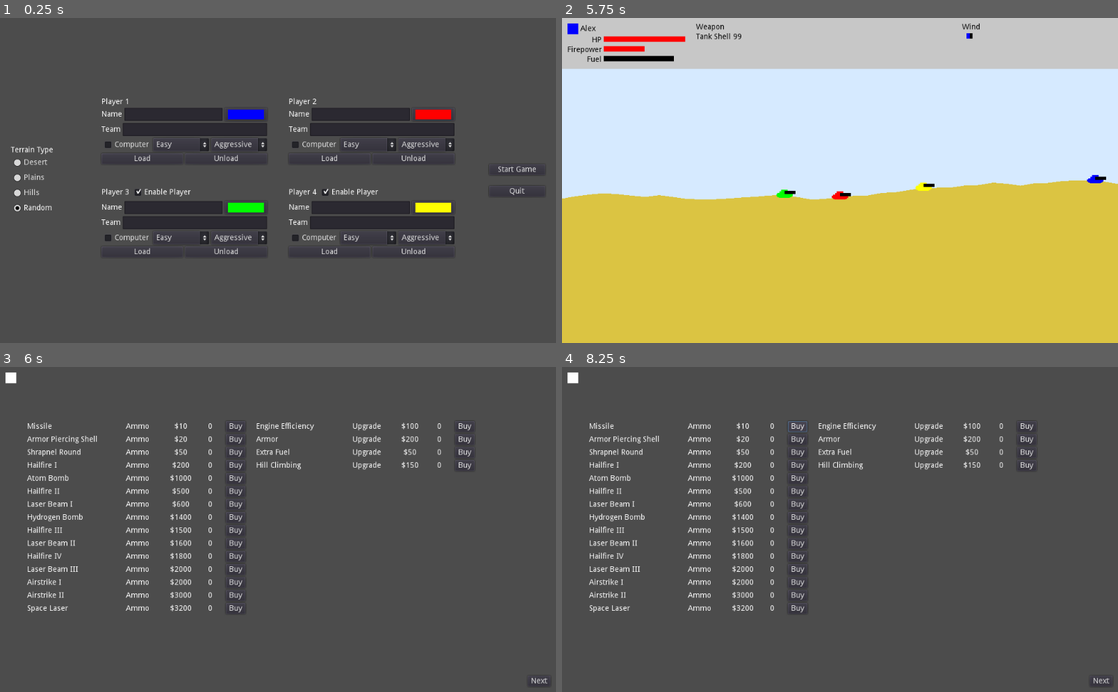
Above: before the commit, frames 1-4 (two rows, left to right).
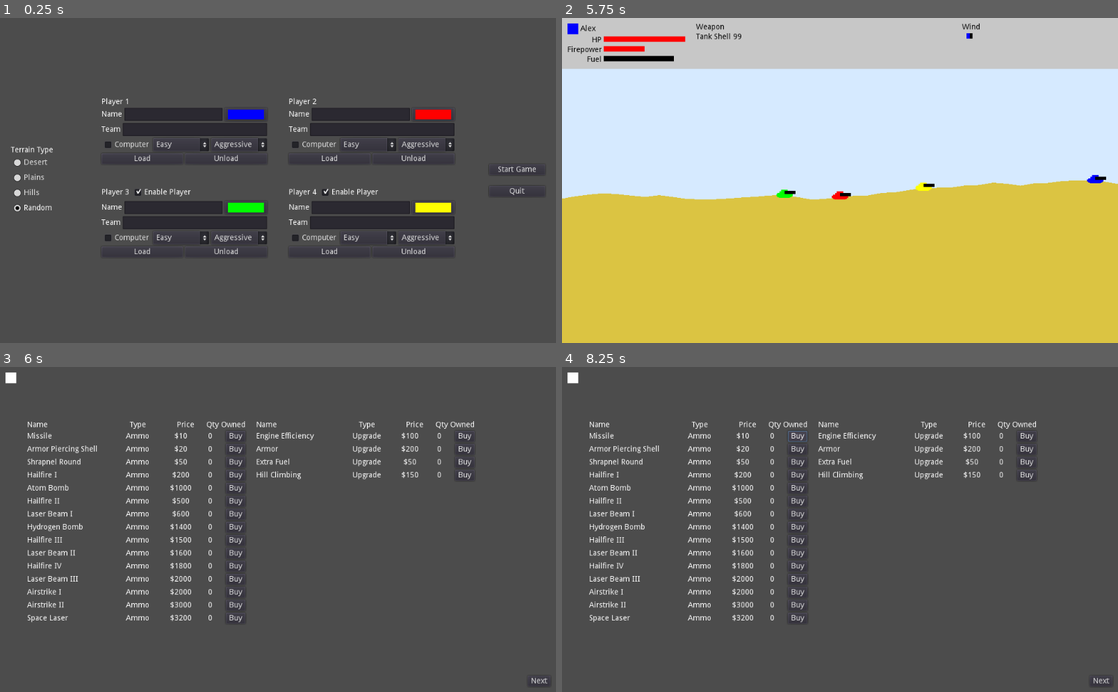
Above: after the commit, the same moments.

Repository: Arc676/Tanks-Godot
Game: Godot game, scene res://Scenes/Screens/Main Menu.tscn
The game is run twice, just before and just after one commit, with the same random seed, the same clock (stepped at 60 frames per second) and the same inputs.
Inputs (mouse positions are in pixels of both pictures, inside the frame that each line leads up to):
- Up to frame 1 (0.25 s): no input
- Up to frame 2 (5.75 s): click (734, 115) at 0.52 s; type "Alex" at 0.6 s; click (756, 128) at 0.75 s; type "12" at 0.83 s; click (923, 115) at 0.98 s; type "Alex" at 1.07 s; click (945, 128) at 1.27 s; type "12" at 1.35 s; click (734, 206) at 1.5 s; type "Alex" at 1.58 s; click (756, 222) at 1.73 s; type "12" at 1.82 s; click (923, 206) at 2.02 s; type "Alex" at 2.1 s; click (945, 222) at 2.25 s; type "12" at 2.33 s; click "Easy" at 2.75 s; click "Easy" at 3.5 s; click "Start Game" at 4.25 s; tap Enter at 5 s; move the mouse to (962, 164) at 5.02 s; hold Right (ui_right) from 5.03 s (still down); click (962, 164) at 5.1 s; tap Up (ui_up) at 5.27 s
- Up to frame 3 (6 s): keep holding Right (ui_right); move the mouse to (166, 545) at 5.77 s; tap Space (fire) at 5.85 s
- Up to frame 4 (8.25 s): tap Up (ui_up) at 6.02 s; release Right (ui_right) at 6.5 s; click "Next" at 6.5 s; click "Next" at 7.25 s; click "Buy" at 8 s

Frames 1-2 are identical in both runs. In frame 3, 5.9% of the frame differs, in the area x 4-86%, y 16-79%; in frame 4, 5.9%.
Error before the commit: Invalid get index 'color' (on base: 'previously freed instance'). (res://Scripts/Screens/Store.gd:51)
Error after the commit: Invalid get index 'color' (on base: 'previously freed instance'). (res://Scripts/Screens/Store.gd:57)

Commit message:
Add header rows to store columns

Diff:
--- a/Scripts/Screens/Store.gd
+++ b/Scripts/Screens/Store.gd
@@ -29,6 +29,9 @@
 	entry.connect("itemPurchased", self, "refreshBalance")
 
 func _ready():
+	var weaponHeader = storeItem.instance()
+	$Categories/Weapons.add_child(weaponHeader)
+	weaponHeader.makeHeaderRow()
 	for name in Weapons.WEAPON_PROPERTIES:
 		if name == "Tank Shell":
 			continue
@@ -36,6 +39,9 @@
 		var entry = storeItem.instance()
 		$Categories/Weapons.add_child(entry)
 		itemSetup(entry, name, "Ammo", data["price"])
+	var upgradeHeader = storeItem.instance()
+	$Categories/Upgrades.add_child(upgradeHeader)
+	upgradeHeader.makeHeaderRow()
 	for name in Items.UPGRADE_PROPERTIES:
 		var data = Items.UPGRADE_PROPERTIES[name]
 		var entry = storeItem.instance()
--- a/Scripts/UI/Store Item.gd
+++ b/Scripts/UI/Store Item.gd
@@ -18,10 +18,18 @@
 
 signal itemPurchased
 
+func makeHeaderRow():
+	$Name.text = "Name"
+	$Type.text = "Type"
+	$Price.text = "Price"
+	$Owned.text = "Qty Owned"
+	$Buy.visible = false
+
 func loadProperties(name, type, price):
 	$Name.text = name
 	$Type.text = type
 	$Price.text = "$%d" % price
+	$Buy.visible = true
 
 # warning-ignore:shadowed_variable
 func updateAmt(player):
